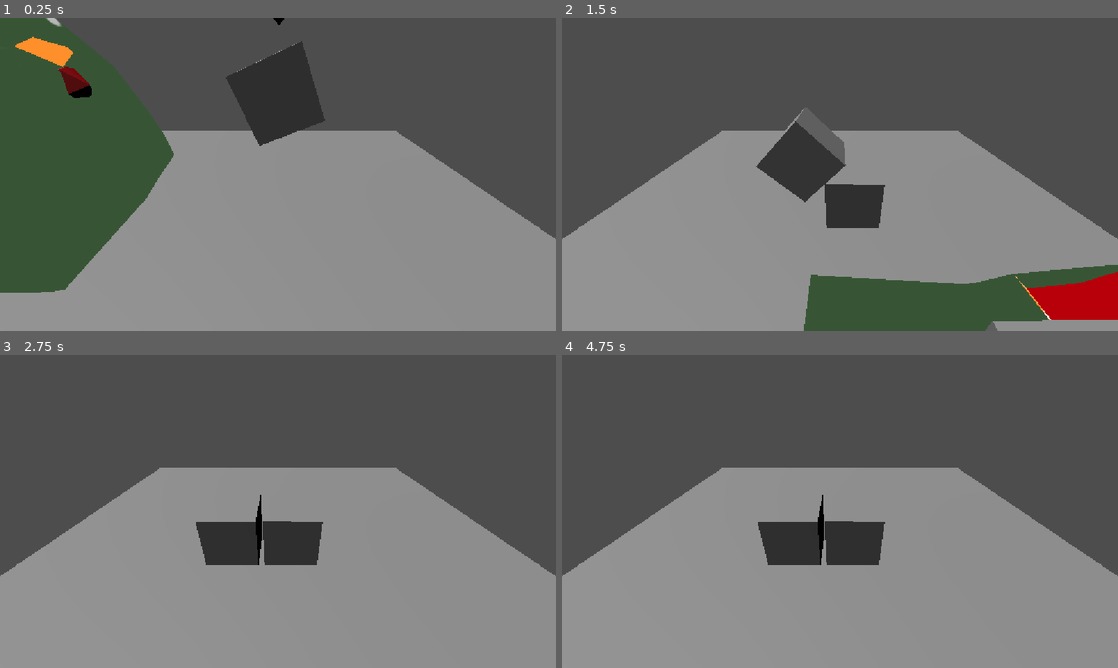
Above: before the commit, frames 1-4 (two rows, left to right).
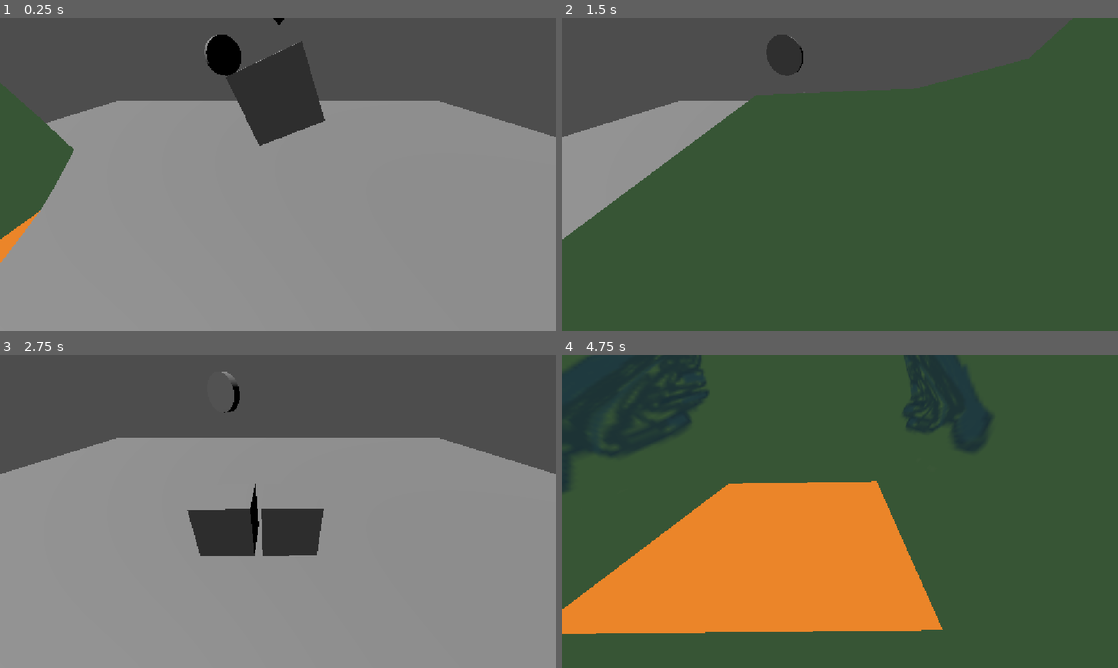
Above: after the commit, the same moments.

Repository: AyanChowdhury07/Between-Seasons
Game: Godot game, scene res://world.tscn
Same seed, same stepped clock (60 frames per second), same inputs: the game is played once before the commit and once after it.
Inputs:
- Up to frame 1 (0.25 s): no input
- Up to frame 2 (1.5 s): tap Enter (ui_accept) at 0.5, 0.77 s; hold Right (ui_right) 0.53-1.28 s; hold Down (ui_down) from 1.28 s (still down)
- Up to frame 3 (2.75 s): tap Enter (ui_accept) at 1.52 s; release Down (ui_down) at 2.03 s; hold Right (ui_right) from 2.03 s (still down)
- Up to frame 4 (4.75 s): release Right (ui_right) at 2.78 s; hold Up (ui_up) 2.78-3.53 s; tap Enter (ui_accept) at 3.02, 3.77, 4.52 s; hold Left (ui_left) from 3.53 s (still down)

The runs differ from the first frame. In frame 1, 21% of the frame differs, in the area x 0-100%, y 0-88%; in frame 2, 54%; in frame 3, 19%; in frame 4, 65%, in the area x 0-100%, y 0-100%.

Commit message:
Attached Vane model, turning added but not correct direction

Diff:
--- /dev/null
+++ b/cloud_medal.gd
@@ -0,0 +1,18 @@
+extends Area3D
+
+const ROTATION_SPEED = 2 #Degrees per frame of rotation
+
+
+# Called when the node enters the scene tree for the first time.
+func _ready() -> void:
+	pass # Replace with function body.
+
+
+# Called every frame. 'delta' is the elapsed time since the previous frame.
+func _process(delta: float) -> void:
+	rotate_y(deg_to_rad(ROTATION_SPEED))
+
+
+
+func _on_body_entered(body: Node3D) -> void:
+	queue_free()
--- /dev/null
+++ b/cloud_medal.tscn
@@ -0,0 +1,26 @@
+[gd_scene format=3 uid="uid://bnptjw8yyd02p"]
+
+[ext_resource type="Script" uid="uid://byn3bbqglju3c" path="res://cloud_medal.gd" id="1_4easn"]
+
+[sub_resource type="CylinderMesh" id="CylinderMesh_m28v3"]
+top_radius = 0.3
+bottom_radius = 0.3
+height = 0.15
+
+[sub_resource type="CylinderShape3D" id="CylinderShape3D_t4ws7"]
+margin = 0.3
+height = 0.15
+radius = 0.3
+
+[node name="Cloud Medal" type="Area3D" unique_id=154702212]
+script = ExtResource("1_4easn")
+
+[node name="MeshInstance3D" type="MeshInstance3D" parent="." unique_id=190172292]
+transform = Transform3D(1, 0, 0, 0, -4.371139e-08, -1, 0, 1, -4.371139e-08, 0, 0, 0)
+mesh = SubResource("CylinderMesh_m28v3")
+
+[node name="CollisionShape3D" type="CollisionShape3D" parent="." unique_id=102566570]
+transform = Transform3D(1, 0, 0, 0, -4.371139e-08, -1, 0, 1, -4.371139e-08, 0, 0, 0)
+shape = SubResource("CylinderShape3D_t4ws7")
+
+[connection signal="body_entered" from="." to="." method="_on_body_entered"]
--- a/vane_body_3d.gd
+++ b/vane_body_3d.gd
@@ -3,7 +3,10 @@
 
 const SPEED = 5.0
 const JUMP_VELOCITY = 4.5
+const ROTATION_SPEED = 12
 
+@onready var visual_model : Node3D = $Vane
+@onready var anim_player : AnimationPlayer = $Vane/AnimationPlayer
 
 func _physics_process(delta: float) -> void:
 	# Add the gravity.
@@ -18,9 +21,14 @@
 	# As good practice, you should replace UI actions with custom gameplay actions.
 	var input_dir := Input.get_vector("ui_left", "ui_right", "ui_up", "ui_down")
 	var direction := (transform.basis * Vector3(input_dir.x, 0, input_dir.y)).normalized()
-	if direction:
+	if direction != Vector3.ZERO:
 		velocity.x = direction.x * SPEED
 		velocity.z = direction.z * SPEED
+
+		#Rotation logic
+		if visual_model:
+			var target_angle := atan2(direction.x,direction.z)
+			visual_model.rotation.y = lerp_angle(visual_model.rotation.y,target_angle,ROTATION_SPEED * delta)
 	else:
 		velocity.x = move_toward(velocity.x, 0, SPEED)
 		velocity.z = move_toward(velocity.z, 0, SPEED)
--- a/vane_body_3d.tscn
+++ b/vane_body_3d.tscn
@@ -3,17 +3,15 @@
 [ext_resource type="PackedScene" uid="uid://dgk1cur3sxorg" path="res://Vane.glb" id="1_3yia2"]
 [ext_resource type="Script" uid="uid://bqhadukosciiw" path="res://vane_body_3d.gd" id="1_v2le5"]
 
-[sub_resource type="BoxMesh" id="BoxMesh_c1ghy"]
-
-[sub_resource type="BoxShape3D" id="BoxShape3D_t4ws7"]
+[sub_resource type="CapsuleShape3D" id="CapsuleShape3D_m28v3"]
+height = 1.6181641
 
 [node name="VaneBody3D" type="CharacterBody3D" unique_id=249208905]
 script = ExtResource("1_v2le5")
 
 [node name="Vane" parent="." unique_id=489879806 instance=ExtResource("1_3yia2")]
+transform = Transform3D(-4.371139e-08, 0, 1, 0, 1, 0, -1, 0, -4.371139e-08, 0, 0, 0)
 
-[node name="MeshInstance3D" type="MeshInstance3D" parent="." unique_id=1624349179]
-mesh = SubResource("BoxMesh_c1ghy")
-
-[node name="CollisionShape3D" type="CollisionShape3D" parent="." unique_id=1529712551]
-shape = SubResource("BoxShape3D_t4ws7")
+[node name="CollisionShape3D" type="CollisionShape3D" parent="." unique_id=438423687]
+transform = Transform3D(-1.5825003e-07, 0, 2.6572776, 0, 1.8646083, 0, -3.6203384, 0, -1.1615328e-07, -0.68919134, -0.81683385, 0.2387281)
+shape = SubResource("CapsuleShape3D_m28v3")
--- a/world.tscn
+++ b/world.tscn
@@ -2,6 +2,7 @@
 
 [ext_resource type="PackedScene" uid="uid://cd1elyd0hxr6j" path="res://block.tscn" id="1_f3sb7"]
 [ext_resource type="PackedScene" uid="uid://cu60o4t7ht3ft" path="res://vane_body_3d.tscn" id="1_fj7yv"]
+[ext_resource type="PackedScene" uid="uid://bnptjw8yyd02p" path="res://cloud_medal.tscn" id="3_tlwt5"]
 
 [sub_resource type="BoxMesh" id="BoxMesh_t4ws7"]
 size = Vector3(10, 0.5, 10)
@@ -15,6 +16,7 @@
 transform = Transform3D(1, 0, 0, 0, 0.8560693, 0.516861, 0, -0.516861, 0.8560693, 0, 3.1440184, 3.3045068)
 
 [node name="TestFloor" type="StaticBody3D" parent="." unique_id=1916912799]
+transform = Transform3D(2, 0, 0, 0, 2, 0, 0, 0, 2, 0, 0, 0)
 metadata/_edit_group_ = true
 
 [node name="MeshInstance3D" type="MeshInstance3D" parent="TestFloor" unique_id=838925771]
@@ -36,3 +38,6 @@
 
 [node name="VaneBody3D" parent="." unique_id=249208905 instance=ExtResource("1_fj7yv")]
 transform = Transform3D(0.9998602, -0.01671338, 1.1175871e-08, 0.01671341, 0.99986035, 0, 1.1175871e-08, 7.450581e-09, 1, -2.496306, 3.507691, 2.3212838)
+
+[node name="Cloud Medal" parent="." unique_id=154702212 instance=ExtResource("3_tlwt5")]
+transform = Transform3D(2, 0, 0, 0, 2, 0, 0, 0, 2, -1.8845558, 3.0089278, -4.8272195)
Not shown, added: cloud_medal.gd.uid
